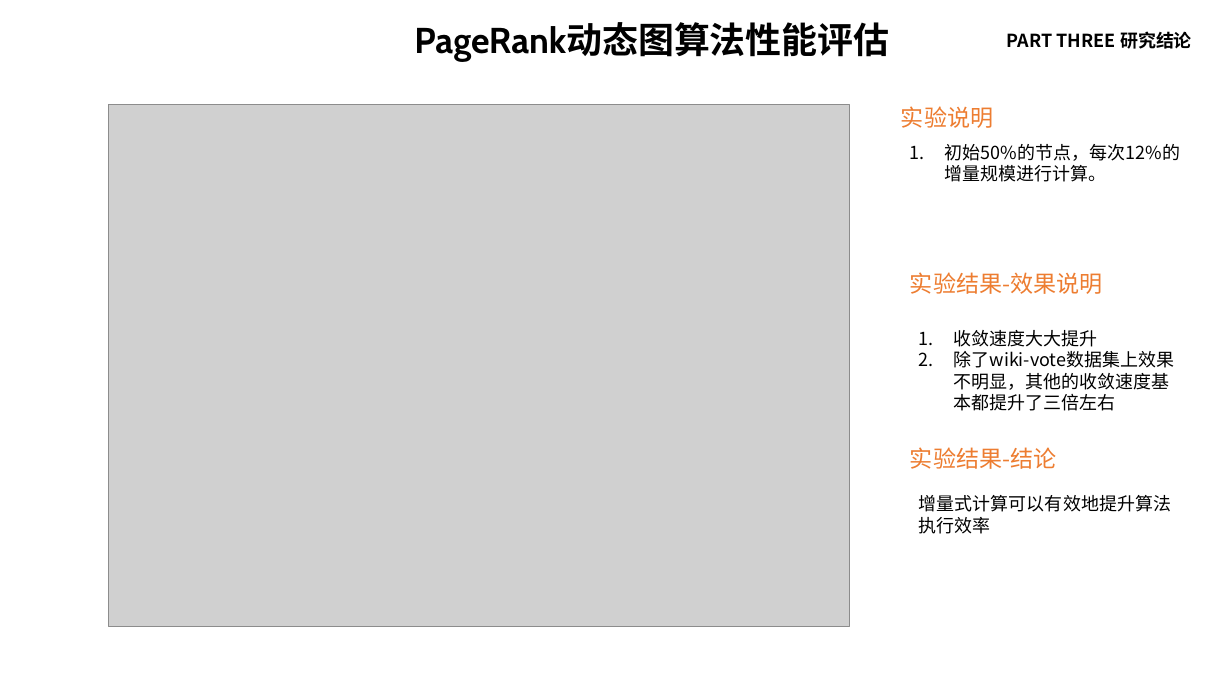
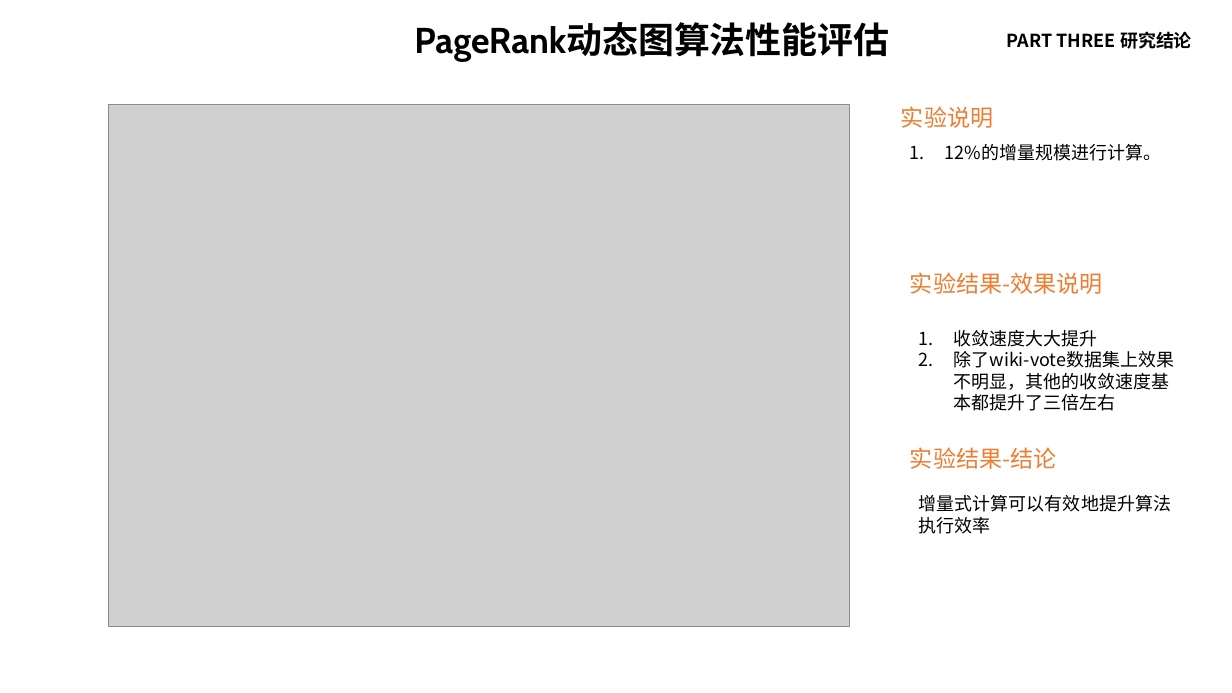
Before and after one commit to zhaobingcn/mypaper, a slide deck: slide 25 of 赵炳-答辩报告 [自动保存].pptx. Drawn at 1232x693 pixels with LibreOffice and Linux fonts; fonts in the diff are those of the drawing; grey boxes stand for pictures; background and template pictures are left out. Boxes give left, top, right and bottom in pixels: in the first picture for what was removed or moved away, otherwise in the second. Text is boxed around its words. In the diff, an @@ line names an element or a change of style, - is before the commit and + after.

```diff
--- a/赵炳-答辩报告 [自动保存].pptx
+++ b/赵炳-答辩报告 [自动保存].pptx
@@ text at (945,144,1162,161): text changed @@
-1. 初始50%的节点，每次12%的增量规模进行计算。
+1. 12%的增量规模进行计算。
```
Also in this commit, not shown: 6 other slides changed, 1 slide added, 2 other files.
